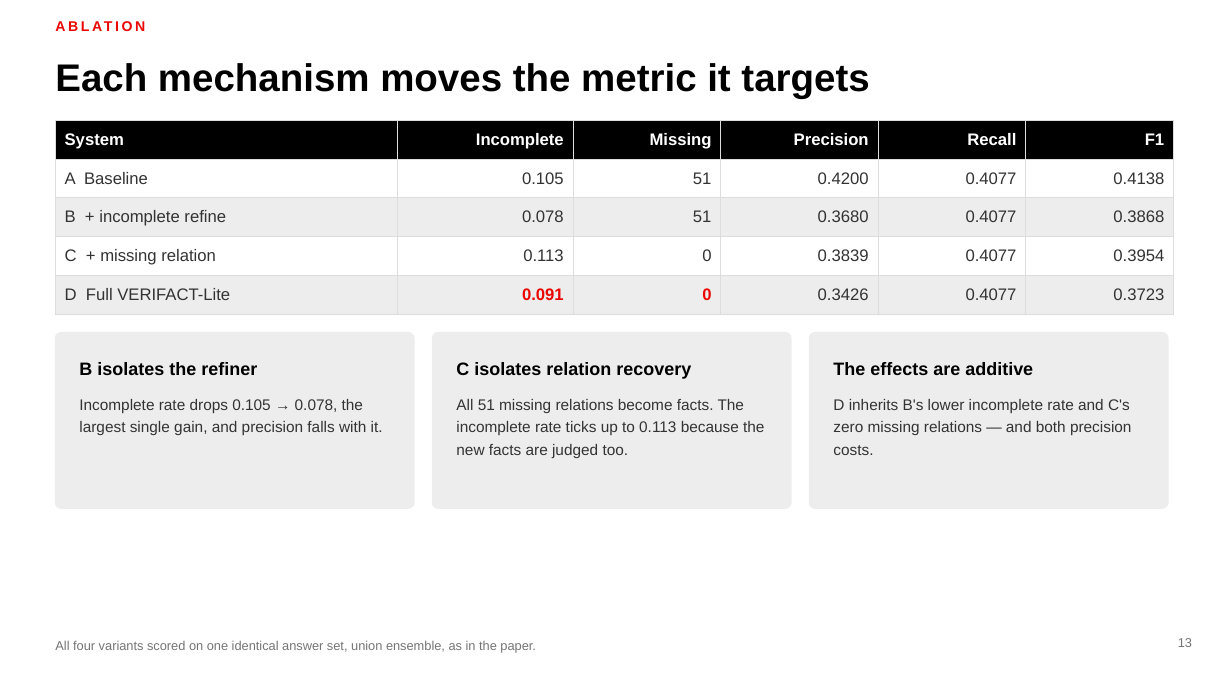
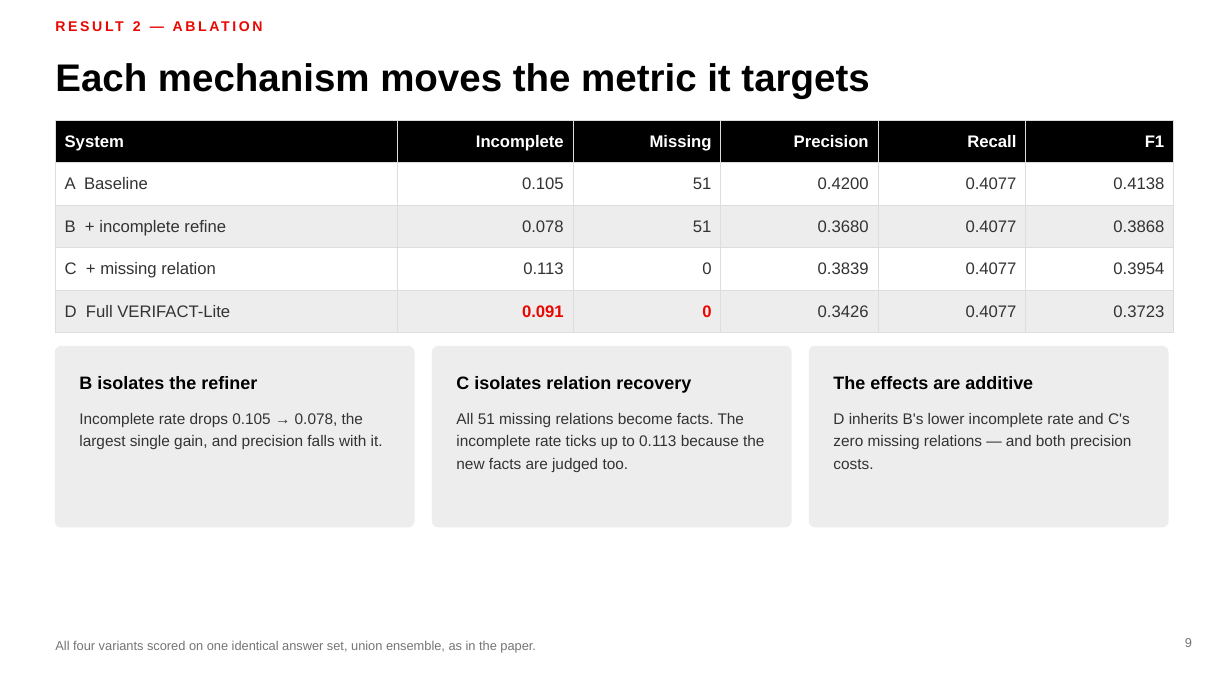
Before and after one commit to MadhavKrishna06/Verifact-Lite, a slide deck: slide 9 of presentation/VERIFACT-Lite-TTU.pptx (slide 13 before the commit). Drawn at 1232x693 pixels with LibreOffice and Linux fonts; fonts in the diff are those of the drawing. Boxes give left, top, right and bottom in pixels: in the first picture for what was removed or moved away, otherwise in the second. Text is boxed around its words. In the diff, an @@ line names an element or a change of style, - is before the commit and + after.

```diff
--- a/presentation/VERIFACT-Lite-TTU.pptx
+++ b/presentation/VERIFACT-Lite-TTU.pptx
@@ text at [133, 21, 141, 31]: text changed @@
-ABLATION
+RESULT 2 — ABLATION
@@ table: place and size @@
-table at [55, 120, 1174, 304]
+table at [55, 120, 1174, 321]
@@ rounded rectangle: place and size @@
-rounded rectangle at [55, 333, 414, 508]
+rounded rectangle at [55, 347, 414, 527]
@@ rounded rectangle: place and size @@
-rounded rectangle at [433, 333, 791, 508]
+rounded rectangle at [433, 347, 791, 527]
@@ proportions changed in 3 elements at [55, 347, 414, 527], [433, 347, 791, 527], [810, 347, 1168, 527] @@
@@ rounded rectangle: place and size @@
-rounded rectangle at [810, 333, 1168, 508]
+rounded rectangle at [810, 347, 1168, 527]
@@ 3 texts: place and size @@
-3 texts at [79, 362, 1033, 379]
+3 texts at [79, 376, 1033, 393]
@@ text "Incomplete rate drops 0.105 → ...": place and size @@
-text "Incomplete rate drops 0.105 → ..." at [79, 399, 383, 435]
+text "Incomplete rate drops 0.105 → ..." at [79, 413, 383, 449]
@@ text "All 51 missing relations become ...": place and size @@
-text "All 51 missing relations become ..." at [456, 399, 764, 458]
+text "All 51 missing relations become ..." at [456, 413, 764, 472]
@@ text "D inherits B's lower incomplete ...": place and size @@
-text "D inherits B's lower incomplete ..." at [833, 399, 1132, 455]
+text "D inherits B's lower incomplete ..." at [833, 413, 1132, 469]
@@ page number at [1185, 638, 1192, 647]: text changed @@
-13
+9
```
Also in this commit, not shown: 13 other slides changed, 2 slides added, 7 slides removed, 1 other file.
